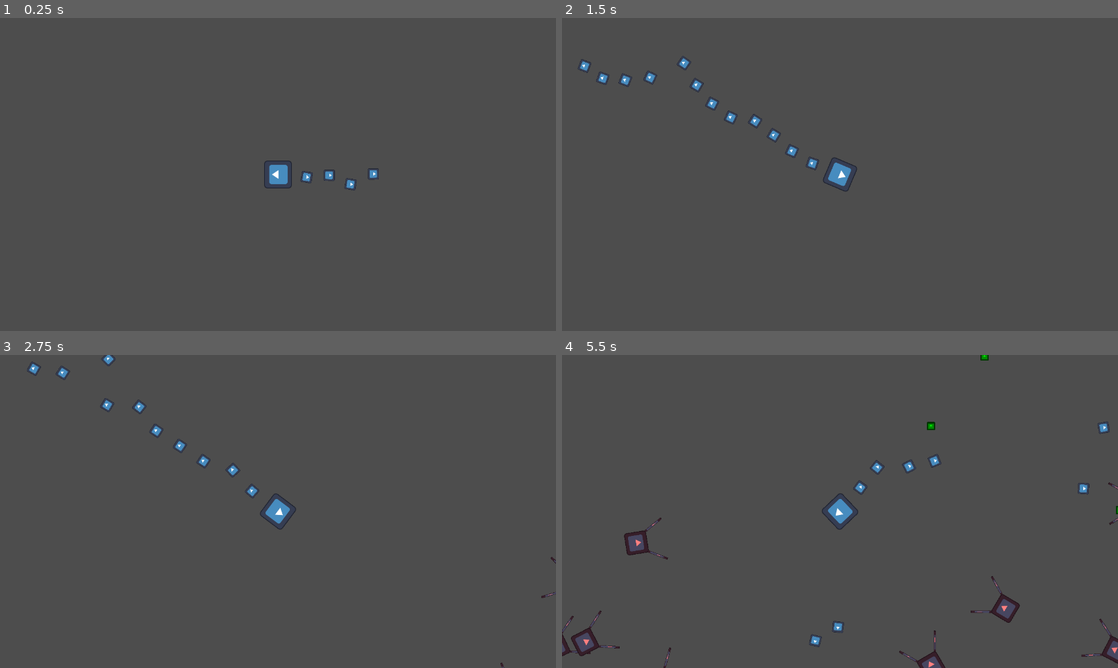
Above: before the commit, frames 1-4 (two rows, left to right).
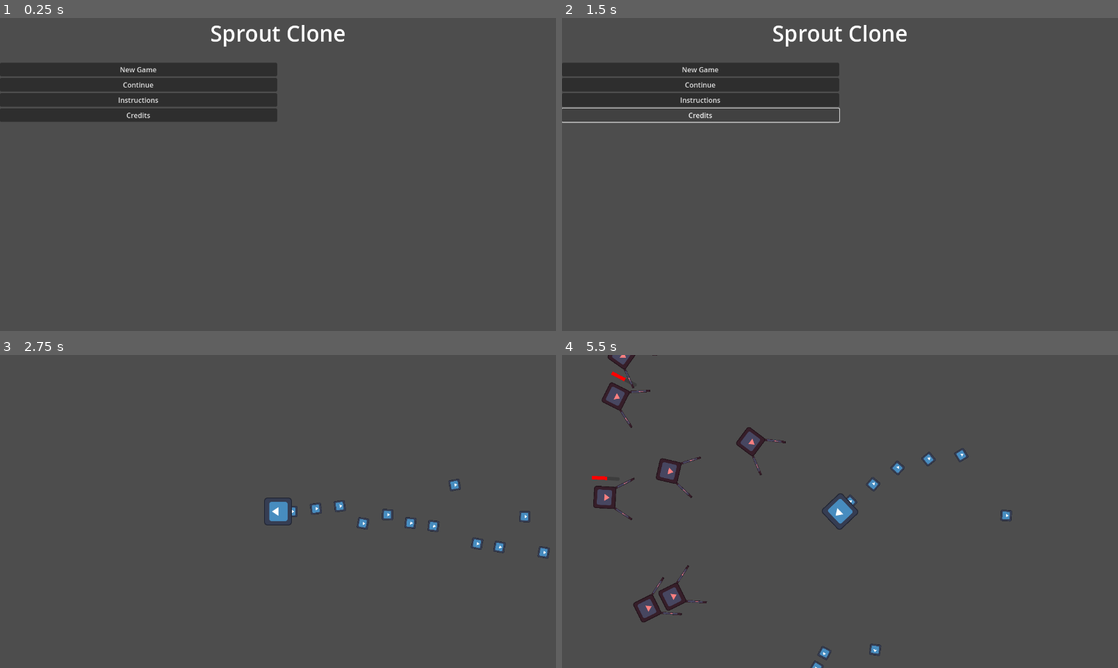
Above: after the commit, the same moments.

Repository: ZenithStar/ggj2024
Game: Godot game, scene res://levels/uipanels/title.tscn
Same seed, same stepped clock (60 frames per second), same inputs: the game is played once before the commit and once after it. Before the commit the project starts from res://levels/survivors_level.tscn. The engine's default icon, where the game draws it, is replaced by a stand-in: a white triangle on a blue panel in a dark square.
Inputs (mouse positions are in pixels of both pictures, inside the frame that each line leads up to):
- Up to frame 1 (0.25 s): no input
- Up to frame 2 (1.5 s): click (701, 99) at 0.5 s, where only the run after the commit has a clickable "Instructions"; click (701, 115) at 1.25 s, where only the run after the commit has a clickable "Credits"
- Up to frame 3 (2.75 s): click (139, 405) at 2 s, where only the run after the commit has a clickable "New Game"
- Up to frame 4 (5.5 s): move the mouse to (962, 495) at 2.77 s; hold D (right) 2.78-3.5 s; click (962, 495) at 2.92 s; drag from (728, 527) to (1095, 395) at 3.52 s; move the mouse to (895, 442) at 4.27 s; hold D (right) 4.28-5 s; drag from (812, 574) to (962, 392) at 5.02 s

The runs differ from the first frame. In frame 1, 9.3% of the frame differs, in the area x 0-69%, y 2-56%; in frame 2, 7.6%; in frame 3, 1.2%; in frame 4, 3.2%.

Commit message:
wireframe title screen

Diff:
--- /dev/null
+++ b/levels/uipanels/title.tscn
@@ -0,0 +1,73 @@
+[gd_scene load_steps=2 format=3 uid="uid://0ytxvvvlk4pa"]
+
+[ext_resource type="Script" path="res://scripts/title.gd" id="1_604ml"]
+
+[node name="Title" type="Control"]
+layout_mode = 3
+anchors_preset = 15
+anchor_right = 1.0
+anchor_bottom = 1.0
+grow_horizontal = 2
+grow_vertical = 2
+script = ExtResource("1_604ml")
+
+[node name="MarginContainer" type="MarginContainer" parent="."]
+layout_mode = 1
+anchors_preset = 15
+anchor_right = 1.0
+anchor_bottom = 1.0
+grow_horizontal = 2
+grow_vertical = 2
+
+[node name="VBoxContainer" type="VBoxContainer" parent="MarginContainer"]
+layout_mode = 2
+
+[node name="HBoxContainer" type="HBoxContainer" parent="MarginContainer/VBoxContainer"]
+layout_mode = 2
+
+[node name="TitlePlaceholder" type="RichTextLabel" parent="MarginContainer/VBoxContainer/HBoxContainer"]
+custom_minimum_size = Vector2(400, 70)
+layout_mode = 2
+size_flags_horizontal = 3
+theme_override_font_sizes/normal_font_size = 50
+bbcode_enabled = true
+text = "[center]Sprout Clone[/center]"
+
+[node name="SpaceBetweenTitleAndButtons" type="ReferenceRect" parent="MarginContainer/VBoxContainer"]
+custom_minimum_size = Vector2(0, 25)
+layout_mode = 2
+
+[node name="SplitScreen" type="HBoxContainer" parent="MarginContainer/VBoxContainer"]
+layout_mode = 2
+size_flags_vertical = 3
+
+[node name="ButtonContainer" type="VBoxContainer" parent="MarginContainer/VBoxContainer/SplitScreen"]
+layout_mode = 2
+size_flags_horizontal = 3
+size_flags_vertical = 0
+
+[node name="New Game" type="Button" parent="MarginContainer/VBoxContainer/SplitScreen/ButtonContainer"]
+custom_minimum_size = Vector2(250, 0)
+layout_mode = 2
+size_flags_horizontal = 3
+text = "New Game"
+
+[node name="Continue" type="Button" parent="MarginContainer/VBoxContainer/SplitScreen/ButtonContainer"]
+custom_minimum_size = Vector2(250, 0)
+layout_mode = 2
+text = "Continue"
+
+[node name="Instructions" type="Button" parent="MarginContainer/VBoxContainer/SplitScreen/ButtonContainer"]
+layout_mode = 2
+text = "Instructions"
+
+[node name="Credits" type="Button" parent="MarginContainer/VBoxContainer/SplitScreen/ButtonContainer"]
+layout_mode = 2
+text = "Credits"
+
+[node name="ImageContainerPlaceholder" type="VBoxContainer" parent="MarginContainer/VBoxContainer/SplitScreen"]
+layout_mode = 2
+size_flags_horizontal = 3
+
+[connection signal="pressed" from="MarginContainer/VBoxContainer/SplitScreen/ButtonContainer/New Game" to="." method="_on_new_game_pressed"]
+[connection signal="pressed" from="MarginContainer/VBoxContainer/SplitScreen/ButtonContainer/Continue" to="." method="_on_continue_pressed"]
--- a/project.godot
+++ b/project.godot
@@ -11,7 +11,7 @@
 [application]
 
 config/name="GGJ2024"
-run/main_scene="res://levels/survivors_level.tscn"
+run/main_scene="res://levels/uipanels/title.tscn"
 config/features=PackedStringArray("4.2", "GL Compatibility")
 config/icon="res://icon.svg"
 
--- /dev/null
+++ b/scripts/title.gd
@@ -0,0 +1,21 @@
+extends Control
+
+
+# Called when the node enters the scene tree for the first time.
+func _ready():
+	pass # Replace with function body.
+
+
+# Called every frame. 'delta' is the elapsed time since the previous frame.
+func _process(delta):
+	pass
+
+
+func _on_new_game_pressed():
+	get_tree().change_scene_to_file("res://levels/survivors_level.tscn")
+	pass # Replace with function body.
+
+
+func _on_continue_pressed():
+	get_tree().change_scene_to_file("res://levels/survivors_level.tscn")
+	pass # Replace with function body.
